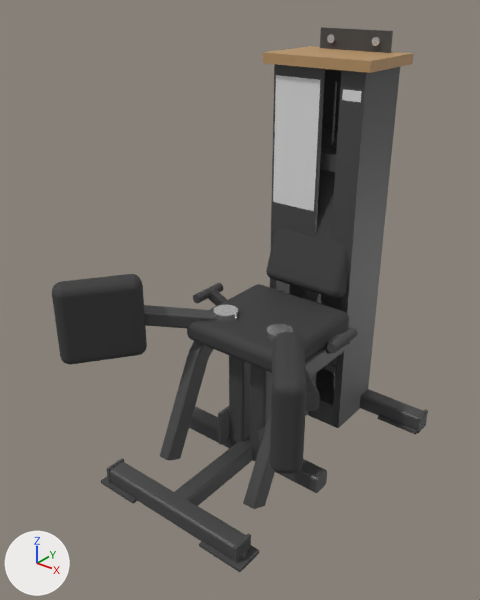
Two versions of the glTF model catalogs/ludus-core/models/LD-WH019/model.glb, one commit apart.
Rendered twice from a 50 mm lens placed at (1.257, -1.655, 1.664), pointed at (-0.018, -0.06, 0.675). Every picture has the same lights, and +X, +Y and +Z are marked at lower left. The first picture is the older version. Both versions are drawn at frame 31 of the action 'movimento'; the numbers are the values there.

Objects in the first picture: 'arm_left_pad', 'arm_right_pad', 'backrest_pad', 'base_front', 'base_spine', 'decal_placard', 'seat_pad', 'seat_rail_tube', 'seat_rail_tube.001', 'tower_cap', 'tower_front_right', 'tower_side.001' and 35 more.
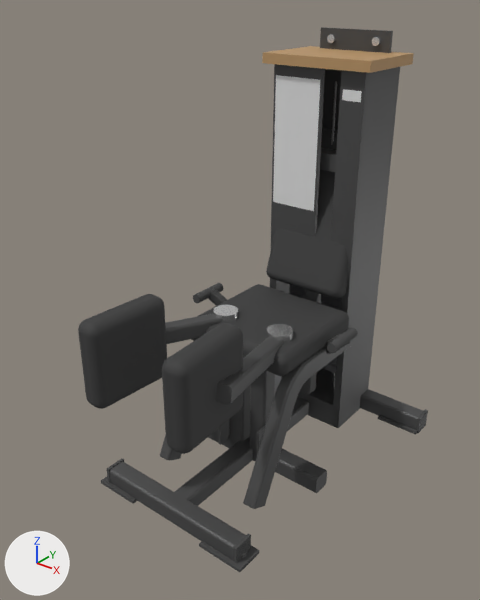
ob_arm_right is not drawn itself; it is the parent of ob_arm_right_hub, ob_arm_right_bar, ob_arm_right_pad.
ob_arm_left is not drawn itself; it is the parent of ob_arm_left_hub, ob_arm_left_bar, ob_arm_left_pad.

Changed parts and their boxes [x1, y1, x2, y2] in the pictures (480 x 600 px):
'arm_right_pad', turned
    before: [270, 332, 307, 474]
    after: [162, 323, 243, 454]
'arm_left_pad', turned
    before: [52, 274, 147, 364]
    after: [78, 294, 167, 409]
'arm_right_bar', turned
    before: [305, 367, 320, 411]
    after: [216, 336, 285, 405]
'arm_left_bar', turned
    before: [144, 305, 217, 328]
    after: [165, 313, 223, 344]
'arm_right_hub', turned
    before: [267, 324, 293, 341]
    after: [267, 324, 293, 342]
'arm_left_hub', turned
    both: [213, 305, 238, 321]
'seat_rail_tube', unchanged, covered by the edit
    before: [160, 341, 213, 460]
    after: [160, 434, 182, 460]

What the commit changed:
Object 'arm_right' (ob_arm_right) turns from (0, 0, 35) to (0, 0, 3.5) degrees about x, y and z.
Object 'arm_left' (ob_arm_left) turns from (0, 0, -35) to (0, 0, -3.5) degrees about x, y and z.
